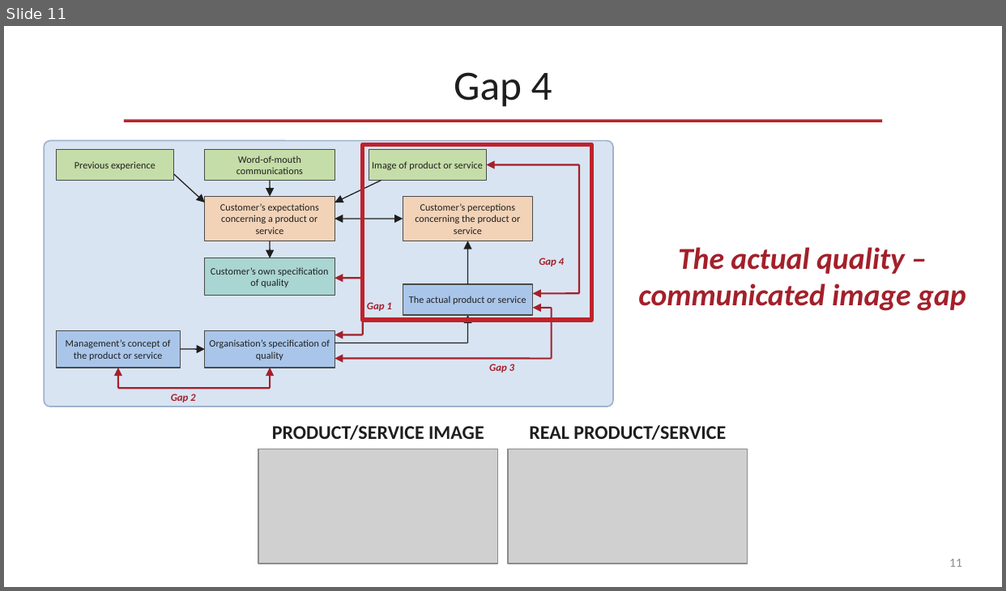
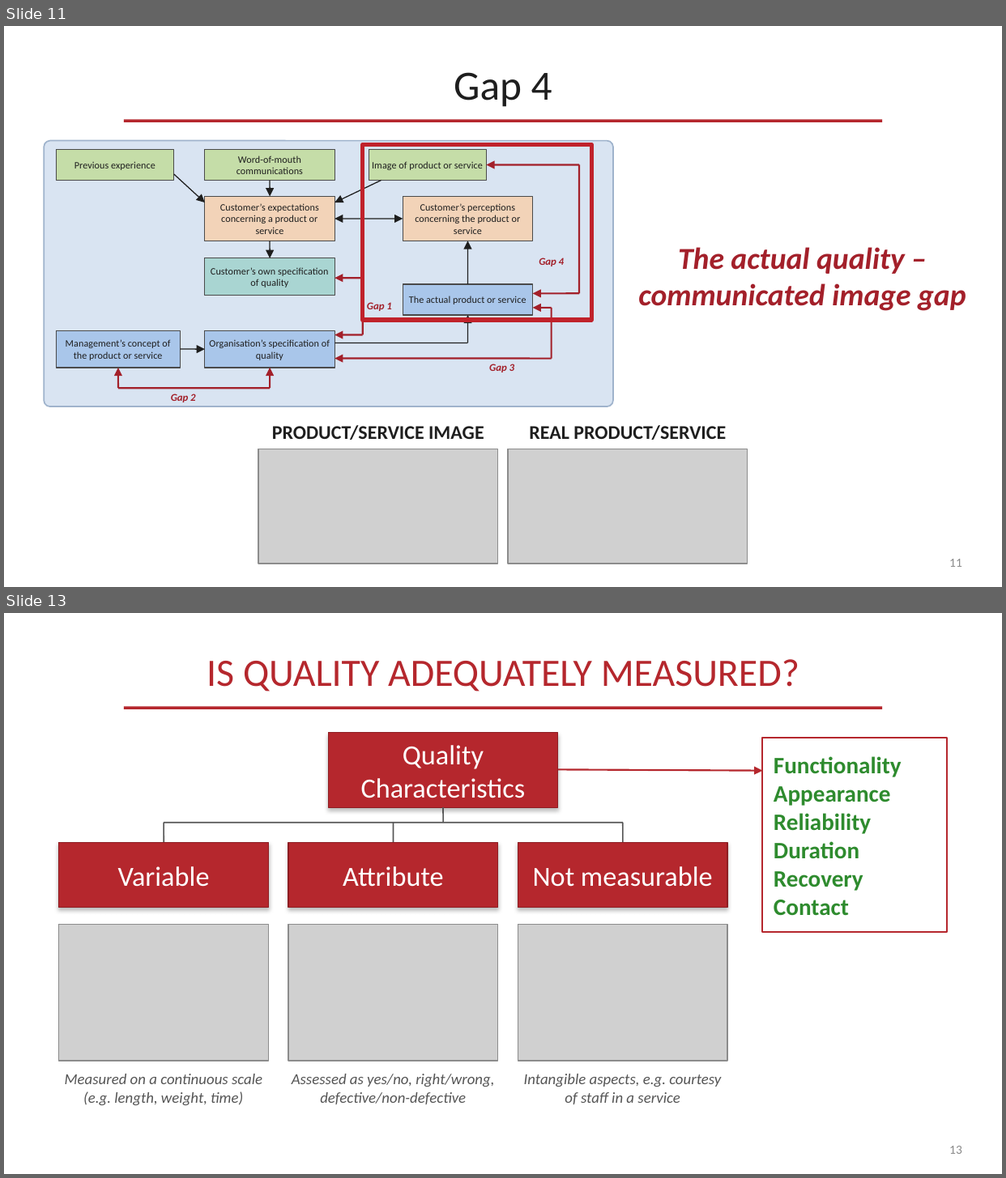
Before and after one commit to OfficialMatteoPiras/ManagementEngineering, a slide deck: SmartOperationsAndSupplyChain Management/pdf/Quality Management-claude.pptx. Shown one above the other, each under a label of ours: slide 11 before the commit, slides 11 and 13 after it; the slides between them are not shown. The pictures are 1006x591 and 1006x1178 pixels, drawn with LibreOffice and Linux fonts; fonts in the diff are those of the drawing; grey boxes stand for pictures. Boxes give left, top, right and bottom in pixels: in the first picture for what was removed or moved away, otherwise in the second. Text is boxed around its words. In the diff, an @@ line names an element or a change of style, - is before the commit and + after.

```diff
--- a/SmartOperationsAndSupplyChain Management/pdf/Quality Management-claude.pptx
+++ b/SmartOperationsAndSupplyChain Management/pdf/Quality Management-claude.pptx
@@ slide 13 added at box(4, 613, 1002, 1174), background #FFFFFF @@
@@ text added at box(206, 659, 799, 692), 28 pt, text #B5272D @@
+IS QUALITY ADEQUATELY MEASURED?
@@ line added from (124, 708) to (882, 708), #B5272D 2 pt @@
@@ rectangle added at box(328, 733, 558, 807), fill #B5272D, outline #8E1D22 0.75 pt, 20 pt, text #FFFFFF @@
+Quality Characteristics
@@ rectangle added at box(762, 738, 947, 932), fill #FFFFFF, outline #B5272D 1 pt, 17 pt, text #2E8B2E, bold @@
+Functionality
+Appearance
+Reliability
+Duration
+Recovery
+Contact
@@ arrow added from (558, 769) to (762, 771), #B5272D 1.25 pt @@
@@ line added from (164, 823) to (623, 823), #555555 1 pt @@
@@ line added from (164, 823) to (164, 842), #555555 1 pt @@
@@ line added from (393, 823) to (393, 842), #555555 1 pt @@
@@ line added from (443, 807) to (443, 823), #555555 1 pt @@
@@ line added from (623, 823) to (623, 842), #555555 1 pt @@
@@ rectangle added at box(59, 842, 268, 907), fill #B5272D, outline #8E1D22 0.75 pt, 20 pt, text #FFFFFF @@
+Variable
@@ rectangle added at box(288, 842, 498, 907), fill #B5272D, outline #8E1D22 0.75 pt, 20 pt, text #FFFFFF @@
+Attribute
@@ rectangle added at box(518, 842, 727, 907), fill #B5272D, outline #8E1D22 0.75 pt, 20 pt, text #FFFFFF @@
+Not measurable
@@ picture added at box(59, 924, 268, 1061) @@
@@ picture added at box(288, 924, 498, 1061) @@
@@ picture added at box(518, 924, 727, 1061) @@
@@ text added at box(65, 1074, 262, 1105), 11 pt, text #555555, italic @@
+Measured on a continuous scale (e.g. length, weight, time)
@@ text added at box(292, 1074, 494, 1105), 11 pt, text #555555, italic @@
+Assessed as yes/no, right/wrong, defective/non-defective
@@ text added at box(524, 1074, 721, 1105), 11 pt, text #555555, italic @@
+Intangible aspects, e.g. courtesy of staff in a service
@@ page number added at box(949, 1146, 962, 1154), 9 pt, text #8A8A8A @@
+13
```
Also in this commit, not shown: 1 other slide added.
